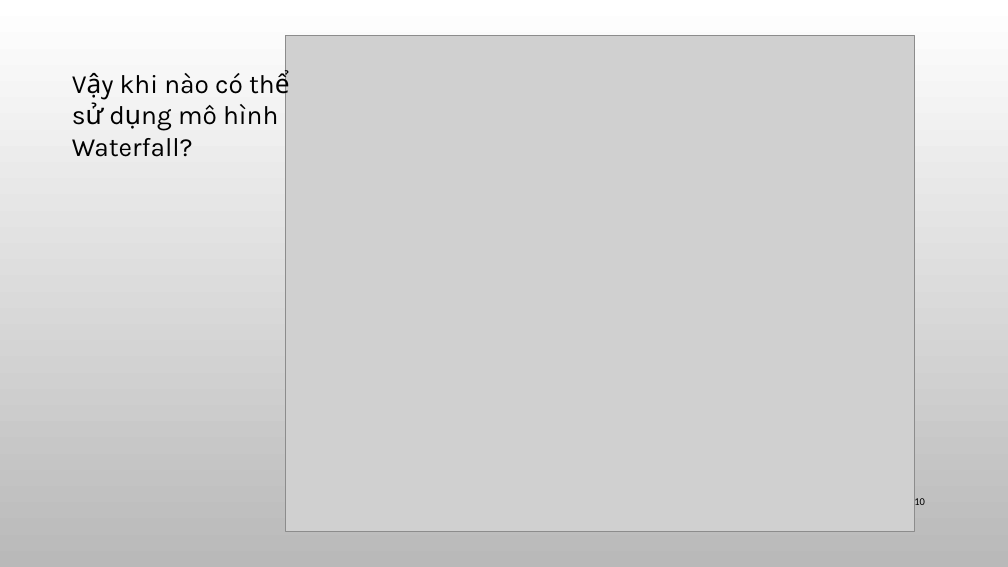
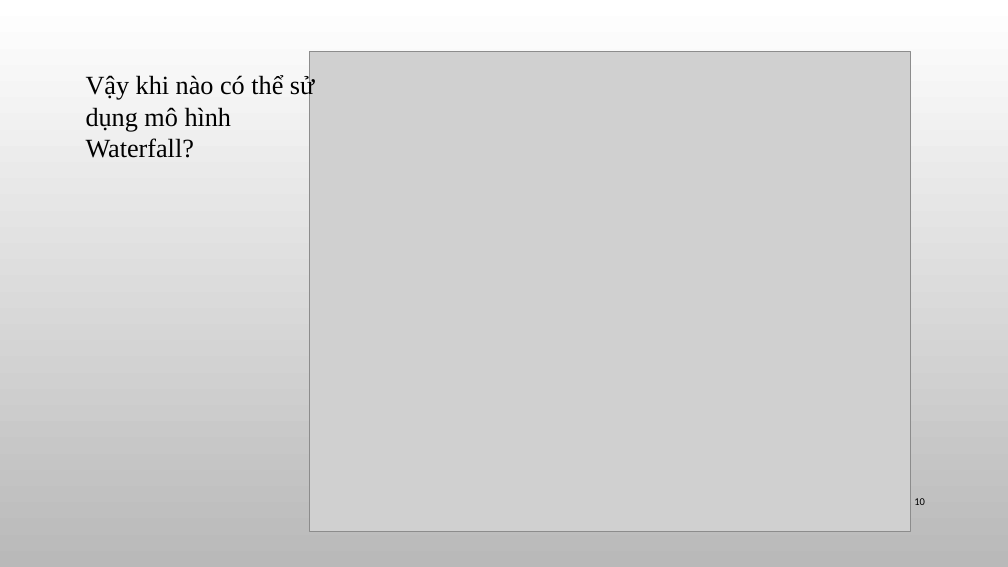
Before and after one commit to helloworldnmcnpm/studentmanagermentprogram, a slide deck: slide 10 of Slide seminar/Seminar.pptx. Drawn at 1008x567 pixels with LibreOffice and Linux fonts; fonts in the diff are those of the drawing; grey boxes stand for pictures; background and template pictures are left out. Boxes give left, top, right and bottom in pixels: in the first picture for what was removed or moved away, otherwise in the second. Text is boxed around its words. In the diff, an @@ line names an element or a change of style, - is before the commit and + after.

```diff
--- a/Slide seminar/Seminar.pptx
+++ b/Slide seminar/Seminar.pptx
@@ picture: place and size @@
-picture at (286, 36, 916, 532)
+picture at (309, 51, 910, 532)
@@ text "Vậy khi nào có thể ...": place and size @@
-text "Vậy khi nào có thể ..." at (72, 73, 278, 157)
+text "Vậy khi nào có thể ..." at (86, 74, 314, 132)
@@ text "Vậy khi nào có thể ..." at (86, 74, 314, 132): font Karla to Times New Roman @@
```
Also in this commit, not shown: 9 other slides changed, 2 other files.
